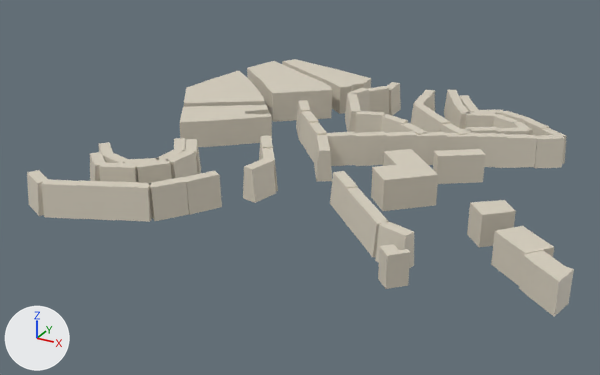
A saved change to the glTF model assets/malta/cottonera/bormla_62_26_far.glb.
Camera for both pictures: a 50 mm lens placed at (-113.0, -44.0, 146.0), pointed at (-255.0, 214.0, 17.0). Every picture has the same lights, and +X, +Y and +Z are marked at lower left. The first picture is the older version.

In view in the first picture: 'geometry_0'.
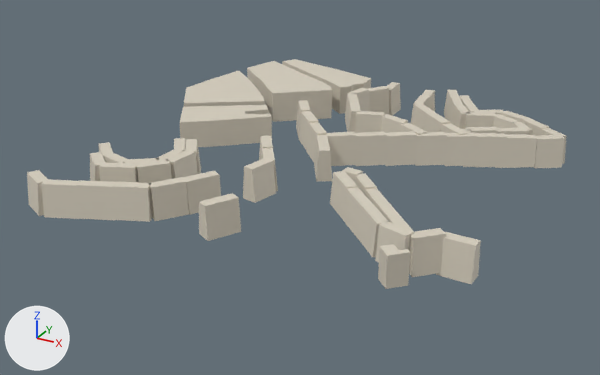
What differs and where, as boxes [x1, y1, x2, y2] in the pictures (600 x 375 px; the box of a moved part takes in the faces that stretch with it):
'geometry_0', reshaped (10% shorter): before [27, 59, 574, 316]; after [27, 59, 567, 289]
part 1 of me_geometry_0, added: after [436, 232, 481, 284]
part 2 of me_geometry_0, added: after [409, 228, 446, 277]
part 3 of me_geometry_0, added: after [390, 218, 417, 250]
part 4 of me_geometry_0, added: after [377, 202, 402, 222]
part 5 of me_geometry_0, added: after [199, 193, 241, 241]
part 6 of me_geometry_0, added: after [354, 173, 388, 208]
part 7 of me_geometry_0, deleted: before [519, 250, 574, 316]
part 8 of me_geometry_0, deleted: before [491, 226, 554, 286]
part 9 of me_geometry_0, deleted: before [467, 200, 516, 247]
part 10 of me_geometry_0, deleted: before [433, 149, 486, 184]
part 11 of me_geometry_0, moved or reshaped: before [334, 149, 438, 211]; after [334, 167, 363, 187]

The change in detail:
me_geometry_0 is used by ob_geometry_0; location (0.0, 0.0, 0.0).
me_geometry_0 had 726 vertices, 1140 faces and spanned x -333.0..-145.0, y 134.0..320.0, z 16.0..38.0.
me_geometry_0 now has 734 vertices, 1148 faces and spans x -333.0..-170.0, y 134.0..320.0, z 20.0..38.0.
me_geometry_0 part 1: the loose piece of 8 vertices spanning x -202.0..-190.0, y 163.0..172.0, z 22.0..34.0 is copied, and the copy is turned -165.7 degrees about the z axis through its middle and scaled by 1.05, then moved by (18.0, 6.0, -2.0); it spans x -184.0..-172.0, y 171.0..177.0, z 20.0..32.0.
me_geometry_0 part 2: the loose piece of 8 vertices spanning x -202.0..-190.0, y 163.0..172.0, z 22.0..34.0 is copied, and the copy is turned -117.2 degrees about the z axis through its middle and scaled by 1.04, then moved by (9.0, 2.0, -1.0); it spans x -193.0..-181.0, y 164.0..176.0, z 21.0..33.0.
me_geometry_0 part 3: the loose piece of 8 vertices spanning x -213.0..-199.0, y 167.0..181.0, z 22.0..34.0 is copied, and the copy is scaled about its middle by (-0.849, -0.884, 0.999), then moved by (11.0, -4.0, -1.0); it spans x -201.0..-189.0, y 164.0..177.0, z 22.0..33.0.
me_geometry_0 part 4: the loose piece of 8 vertices spanning x -213.0..-199.0, y 167.0..181.0, z 22.0..34.0 is copied, and the copy is scaled about its middle by (-0.851, -0.902, 1), then moved by (3.0, 5.0, -1.0); it spans x -210.0..-197.0, y 173.0..186.0, z 22.0..33.0.
me_geometry_0 part 5: the loose piece of 8 vertices spanning x -278.0..-267.0, y 149.0..162.0, z 26.0..38.0 is copied, and the copy is scaled about its middle by (-0.907, -1.07, 1), then moved by (22.0, -3.0, 0.0); it spans x -256.0..-245.0, y 146.0..159.0, z 26.0..38.0.
me_geometry_0 part 6: a new loose piece of 14 vertices spanning x -226.0..-205.0, y 182.0..203.0, z 22.0..34.0, in mat_defaultmaterial.
me_geometry_0 part 7: the loose piece of 14 vertices spanning x -161.0..-145.0, y 170.0..187.0, z 16.0..28.0 is deleted.
me_geometry_0 part 8: the loose piece of 12 vertices spanning x -173.0..-154.0, y 182.0..200.0, z 16.0..28.0 is deleted.
me_geometry_0 part 9: the loose piece of 8 vertices spanning x -185.0..-170.0, y 198.0..213.0, z 18.0..30.0 is deleted.
me_geometry_0 part 10: the loose piece of 8 vertices spanning x -211.0..-192.0, y 234.0..249.0, z 21.0..32.0 is deleted.
Part 11, on me_geometry_0:
12 vertices are removed from x -226.0..-200.0, y 202.0..235.0, z 21.0..33.0.
25 faces are deleted.
1 vertex moves within x -230.0, y 200.0, z 34.0.
8 vertices are added at x -230.0..-224.0, y 198.0..205.0, z 22.0..34.0.
17 new faces join them.
